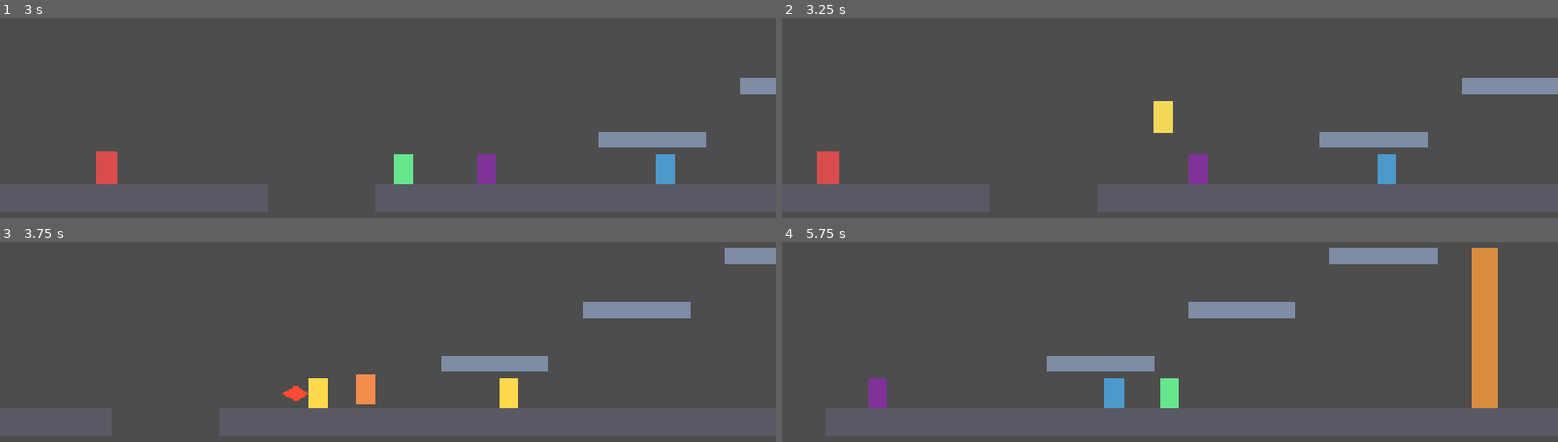
Above: before the commit, frames 1-4 (two rows, left to right).
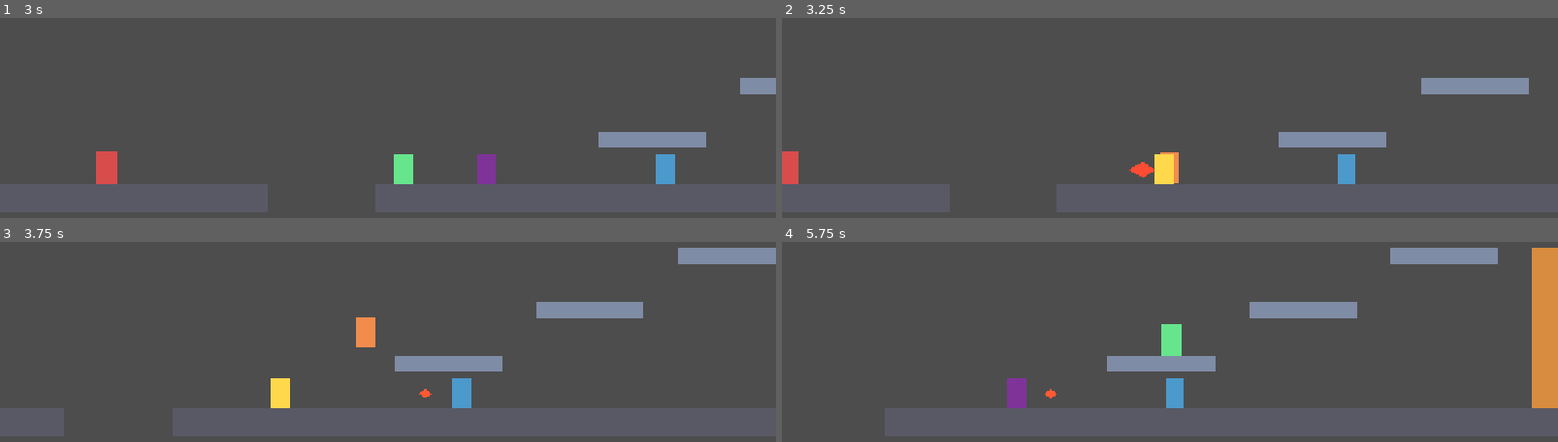
Above: after the commit, the same moments.

Repository: aslan997/Zayr
Game: Godot game, scene res://scenes/regions/TestArena.tscn
Two runs of this game, one before a commit and one after it. Both use one fixed random seed, a clock stepped at 60 frames per second and the inputs below.
Inputs:
- Up to frame 1 (3 s): tap Enter at 0.5 s; hold Right (move_right) 0.53-2.03 s; tap J (attack) at 0.6 s; tap Space (jump) at 0.77, 1.07, 1.52, 1.82 s; tap Shift (dash) at 0.8, 1.35 s; tap Down (aim_down, bound only after the commit) at 1.55, 2.1 s; hold Left (move_left) 2.03-2.78 s; tap Up (aim_up, bound only after the commit) at 2.3, 2.85 s; hold Right (move_right) from 2.78 s (still down)
- Up to frame 2 (3.25 s): keep holding Right (move_right); tap Space (jump) at 3.02 s; tap K (veyr_step, bound only after the commit) at 3.05 s
- Up to frame 3 (3.75 s): keep holding Right (move_right); tap Space (jump) at 3.32 s; tap K (veyr_step, bound only after the commit) at 3.6 s
- Up to frame 4 (5.75 s): tap Space (jump) at 3.77, 3.8, 4.07, 4.35, 4.52, 4.82 s; release Right (move_right) at 4.28 s; hold Left (move_left) 4.28-5.03 s; tap J (attack) at 4.55, 5.1 s; hold Right (move_right) from 5.03 s (still down); tap Shift (dash) at 5.3 s

Frame 1 is identical in both runs. In frame 2, 5.9% of the frame differs, in the area x 0-100%, y 29-98%; in frame 3, 6.5%; in frame 4, 12%, in the area x 5-100%, y 2-98%.

Commit message:
Add combat prototype milestone 10: Veyr Step
Implements the user's own design brief for Zayr's evasive/repositioning
blink: instantaneous 8-directional teleport (not a second dash), a
brief invulnerability window, works on ground or in air, cooldown-
gated, and able to interrupt an in-progress dash or attack for
emergency repositioning.

New: PlayerVeyrStep.gd, aim_up/aim_down input actions (the project had
no vertical input before this), HealthComponent.is_invulnerable
(generic), PlayerMovement.cancel_dash()/PlayerCombat.cancel_attack()
for the interrupt behavior, and a wall-safety clamp via
move_and_collide(motion, true) so an 8-directional blink can't land
Zayr inside geometry.

Core mechanics (exact distance, invulnerability blocking damage,
cooldown gating) validated cleanly and repeatedly through the real
engine loop. Diagonal-direction and wall-clamp cases hit test-harness
timing flakiness specific to holding multiple keys at once in this
project's custom headless test scripts - one clean run matched the
expected math closely, but this is flagged as plausible-not-proven for
manual play-test rather than claimed as fully verified.

Co-Authored-By: Claude Sonnet 5 <noreply@anthropic.com>

Diff:
--- a/project.godot
+++ b/project.godot
@@ -49,6 +49,23 @@
 "events": [Object(InputEventKey,"resource_local_to_scene":false,"resource_name":"","device":-1,"window_id":0,"alt_press …(190 unchanged characters)…
 ]
 }
+aim_up={
+"deadzone": 0.5,
+"events": [Object(InputEventKey,"resource_local_to_scene":false,"resource_name":"","device":-1,"window_id":0,"alt_pressed":false,"shift_pressed":false,"ctrl_pressed":false,"meta_pressed":false,"pressed":false,"keycode":0,"physical_keycode":4194320,"key_label":0,"unicode":0,"location":0,"echo":false,"script":null)
+, Object(InputEventKey,"resource_local_to_scene":false,"resource_name":"","device":-1,"window_id":0,"alt_pressed":false,"shift_pressed":false,"ctrl_pressed":false,"meta_pressed":false,"pressed":false,"keycode":0,"physical_keycode":87,"key_label":0,"unicode":0,"location":0,"echo":false,"script":null)
+]
+}
+aim_down={
+"deadzone": 0.5,
+"events": [Object(InputEventKey,"resource_local_to_scene":false,"resource_name":"","device":-1,"window_id":0,"alt_pressed":false,"shift_pressed":false,"ctrl_pressed":false,"meta_pressed":false,"pressed":false,"keycode":0,"physical_keycode":4194322,"key_label":0,"unicode":0,"location":0,"echo":false,"script":null)
+, Object(InputEventKey,"resource_local_to_scene":false,"resource_name":"","device":-1,"window_id":0,"alt_pressed":false,"shift_pressed":false,"ctrl_pressed":false,"meta_pressed":false,"pressed":false,"keycode":0,"physical_keycode":83,"key_label":0,"unicode":0,"location":0,"echo":false,"script":null)
+]
+}
+veyr_step={
+"deadzone": 0.5,
+"events": [Object(InputEventKey,"resource_local_to_scene":false,"resource_name":"","device":-1,"window_id":0,"alt_pressed":false,"shift_pressed":false,"ctrl_pressed":false,"meta_pressed":false,"pressed":false,"keycode":0,"physical_keycode":75,"key_label":0,"unicode":0,"location":0,"echo":false,"script":null)
+]
+}
 
 [layer_names]
 
--- a/scenes/player/Player.tscn
+++ b/scenes/player/Player.tscn
@@ -8,6 +8,7 @@
 [ext_resource type="Script" path="res://scripts/combat/Hurtbox.gd" id="6_hurtbox"]
 [ext_resource type="Script" path="res://scripts/player/PlayerCombat.gd" id="7_combat"]
 [ext_resource type="Script" path="res://scripts/combat/Hitbox.gd" id="8_hitbox"]
+[ext_resource type="Script" path="res://scripts/player/PlayerVeyrStep.gd" id="9_veyr_step"]
 
 [sub_resource type="RectangleShape2D" id="RectangleShape2D_body"]
 size = Vector2(28, 46)
@@ -69,3 +70,9 @@
 visible = false
 color = Color(0.6, 0.95, 1, 1)
 polygon = PackedVector2Array(-12, 0, 10, -16, 38, 0, 10, 16)
+
+[node name="VeyrStep" type="Node" parent="."]
+script = ExtResource("9_veyr_step")
+
+[node name="TrailLine" type="Line2D" parent="."]
+top_level = true
--- a/scripts/combat/HealthComponent.gd
+++ b/scripts/combat/HealthComponent.gd
@@ -10,6 +10,9 @@
 @export var max_health: float = 100.0
 
 var current_health: float
+## Set/cleared by whatever grants invulnerability (e.g. PlayerVeyrStep's
+## transition window). take_damage() no-ops entirely while true.
+var is_invulnerable: bool = false
 
 
 func _ready() -> void:
@@ -17,7 +20,7 @@
 
 
 func take_damage(amount: float) -> void:
-	if amount <= 0.0 or is_dead():
+	if amount <= 0.0 or is_dead() or is_invulnerable:
 		return
 	current_health = maxf(current_health - amount, 0.0)
 	damaged.emit(amount)
--- a/scripts/player/PlayerCombat.gd
+++ b/scripts/player/PlayerCombat.gd
@@ -132,6 +132,20 @@
 		_cooldown_timer = attack_cooldown
 
 
+## Forcibly ends an in-progress swing (used by systems that can interrupt
+## combat, e.g. PlayerVeyrStep). Leaves the combo reset and on cooldown,
+## same as a swing ending normally without a queued follow-up.
+func cancel_attack() -> void:
+	if not is_attacking:
+		return
+	is_attacking = false
+	hitbox.deactivate()
+	swing_visual.visible = false
+	combo_index = 0
+	_queued_next = false
+	_cooldown_timer = attack_cooldown
+
+
 func _on_hitbox_hit_landed(_hurtbox: Hurtbox) -> void:
 	_apply_hitstop()
 
--- a/scripts/player/PlayerController.gd
+++ b/scripts/player/PlayerController.gd
@@ -4,7 +4,7 @@
 ## the Movement component. Combat/health/abilities will be added later as
 ## sibling components without this file absorbing their responsibilities.
 
-enum State { IDLE, RUN, JUMP, FALL, WALL_SLIDE, DASH, AIR_DASH, ATTACK_1, ATTACK_2, ATTACK_3, DEAD }
+enum State { IDLE, RUN, JUMP, FALL, WALL_SLIDE, DASH, AIR_DASH, ATTACK_1, ATTACK_2, ATTACK_3, VEYR_STEP, DEAD }
 
 ## Temporary debug tint per state, so state transitions are visible before
 ## real animations exist. Safe to delete once an AnimationPlayer/AnimatedSprite
@@ -20,6 +20,7 @@
 	State.ATTACK_1: Color(0.3, 0.95, 0.85),
 	State.ATTACK_2: Color(0.3, 0.75, 0.95),
 	State.ATTACK_3: Color(0.85, 0.55, 0.95),
+	State.VEYR_STEP: Color(0.55, 0.4, 1.0),
 	State.DEAD: Color(0.2, 0.2, 0.2),
 }
 ## Combo index (PlayerCombat.combo_index) -> the matching attack state.
@@ -35,6 +36,7 @@
 
 @onready var movement: PlayerMovement = $Movement
 @onready var combat: PlayerCombat = $Combat
+@onready var veyr_step: PlayerVeyrStep = $VeyrStep
 @onready var health: HealthComponent = $HealthComponent
 @onready var _debug_visual: Polygon2D = $Visual
 
@@ -59,12 +61,15 @@
 		return
 
 	var move_input: float = Input.get_axis("move_left", "move_right")
+	var aim_y: float = Input.get_axis("aim_up", "aim_down")
 	var jump_just_pressed: bool = Input.is_action_just_pressed("jump")
 	var dash_just_pressed: bool = Input.is_action_just_pressed("dash")
 	var attack_just_pressed: bool = Input.is_action_just_pressed("attack")
+	var veyr_step_just_pressed: bool = Input.is_action_just_pressed("veyr_step")
 
 	movement.physics_update(delta, move_input, jump_just_pressed, dash_just_pressed)
 	combat.physics_update(delta, attack_just_pressed)
+	veyr_step.physics_update(delta, move_input, aim_y, veyr_step_just_pressed)
 	_hurt_flash_timer = maxf(_hurt_flash_timer - delta, 0.0)
 
 	_update_state(move_input)
@@ -95,7 +100,9 @@
 
 
 func _update_state(move_input: float) -> void:
-	if movement.is_dashing:
+	if veyr_step.is_stepping:
+		state = State.VEYR_STEP
+	elif movement.is_dashing:
 		state = State.AIR_DASH if movement.dash_is_air else State.DASH
 	elif combat.is_attacking:
 		state = COMBO_STATE[combat.combo_index]
--- a/scripts/player/PlayerMovement.gd
+++ b/scripts/player/PlayerMovement.gd
@@ -105,6 +105,16 @@
 	body.move_and_slide()
 
 
+## Forcibly ends an in-progress dash (used by systems that can interrupt
+## movement, e.g. PlayerVeyrStep). Applies the same cooldown a dash ending
+## normally would, so interrupting a dash can't be used to bypass it.
+func cancel_dash() -> void:
+	if not is_dashing:
+		return
+	is_dashing = false
+	_dash_cooldown_timer = dash_cooldown
+
+
 func _start_dash(on_floor: bool) -> void:
 	is_dashing = true
 	dash_is_air = not on_floor
--- /dev/null
+++ b/scripts/player/PlayerVeyrStep.gd
@@ -0,0 +1,99 @@
+extends Node
+class_name PlayerVeyrStep
+## Zayr's Veyr Step: an instantaneous 8-directional blink, deliberately
+## NOT a faster/second dash (see docs/COMBAT.md). Teleports immediately
+## with no traveled motion, in the direction held at the moment of
+## activation (falls back to Movement.facing with no directional input
+## held). Briefly makes Zayr invulnerable and hides his visual, and draws
+## a short fading trail between the old and new position. Works
+## identically on the ground or in the air.
+##
+## Can interrupt an in-progress dash or attack - that's the point
+## ("emergency repositioning") - but only as a one-time reset via
+## PlayerMovement.cancel_dash()/PlayerCombat.cancel_attack(), not a full
+## attack-cancel-window system (deliberately not built yet).
+##
+## A straight-line safety check (CharacterBody2D.move_and_collide in
+## test-only mode) clamps the teleport short of any wall it would
+## otherwise land inside.
+
+@onready var body: CharacterBody2D = get_parent()
+@onready var movement: PlayerMovement = get_parent().get_node("Movement")
+@onready var combat: PlayerCombat = get_parent().get_node("Combat")
+@onready var health: HealthComponent = get_parent().get_node("HealthComponent")
+@onready var visual: Polygon2D = get_parent().get_node("Visual")
+@onready var trail: Line2D = get_parent().get_node("TrailLine")
+
+@export_group("Veyr Step")
+## Deliberately shorter than the normal dash's 130px - a repositioning
+## tool, not extra mobility range.
+@export var step_distance: float = 90.0
+## How long the transition lasts: Zayr is invulnerable, hidden, and the
+## trail is visible/fading for this whole window. Very short by design -
+## this is meant to read as instantaneous, not as travel.
+@export var step_duration: float = 0.1
+## Recovery before Veyr Step can be used again.
+@export var step_cooldown: float = 0.55
+@export var trail_color: Color = Color(0.55, 0.4, 1.0)
+@export var trail_width: float = 4.0
+
+var is_stepping: bool = false
+
+var _step_timer: float = 0.0
+var _cooldown_timer: float = 0.0
+
+
+func _ready() -> void:
+	trail.width = trail_width
+	trail.default_color = trail_color
+	trail.clear_points()
+	trail.modulate.a = 0.0
+
+
+func physics_update(delta: float, aim_x: float, aim_y: float, step_just_pressed: bool) -> void:
+	_cooldown_timer = maxf(_cooldown_timer - delta, 0.0)
+
+	if step_just_pressed and not is_stepping and _cooldown_timer <= 0.0:
+		_do_step(aim_x, aim_y)
+		return
+
+	if is_stepping:
+		_step_timer -= delta
+		trail.modulate.a = clampf(_step_timer / step_duration, 0.0, 1.0)
+		if _step_timer <= 0.0:
+			_end_step()
+
+
+func _do_step(aim_x: float, aim_y: float) -> void:
+	var direction: Vector2 = Vector2(aim_x, aim_y)
+	if direction.length() < 0.01:
+		direction = Vector2(movement.facing, 0.0)
+	direction = direction.normalized()
+
+	var start_pos: Vector2 = body.global_position
+	var motion: Vector2 = direction * step_distance
+	var collision: KinematicCollision2D = body.move_and_collide(motion, true)
+	var safe_motion: Vector2 = collision.get_travel() if collision else motion
+	body.global_position = start_pos + safe_motion
+	body.velocity = Vector2.ZERO
+
+	movement.cancel_dash()
+	combat.cancel_attack()
+
+	is_stepping = true
+	_step_timer = step_duration
+	_cooldown_timer = step_cooldown
+	health.is_invulnerable = true
+	visual.visible = false
+
+	trail.clear_points()
+	trail.add_point(start_pos)
+	trail.add_point(body.global_position)
+	trail.modulate.a = 1.0
+
+
+func _end_step() -> void:
+	is_stepping = false
+	health.is_invulnerable = false
+	visual.visible = true
+	trail.modulate.a = 0.0
Not shown: 1 places in scenes/player/Player.tscn that only renumber resources
Not shown, added: scripts/player/PlayerVeyrStep.gd.uid
Not shown, changed: docs/ARCHITECTURE.md
Not shown, changed: docs/COMBAT.md
Not shown, changed: docs/PROGRESS.md
